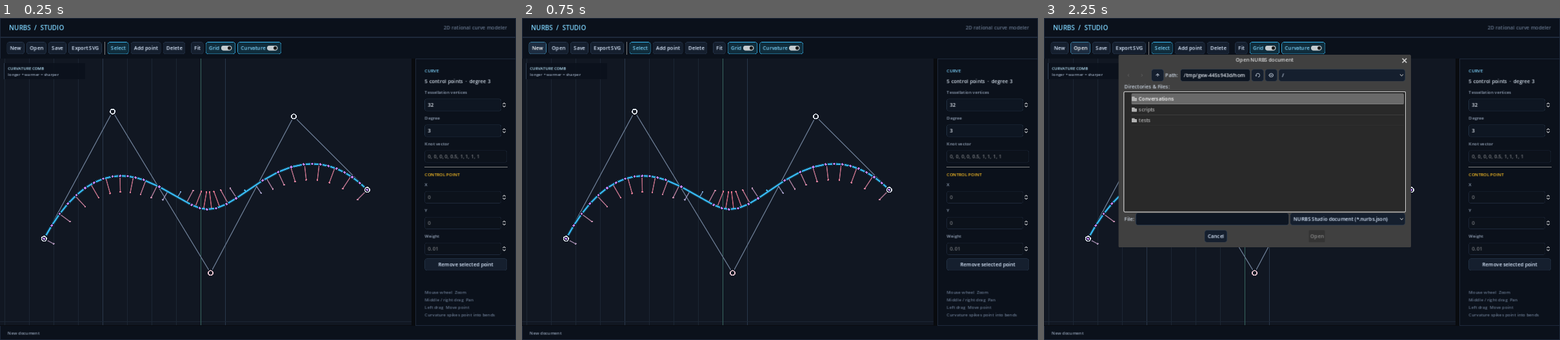
Above: before the commit, frames 1-3 (left to right).
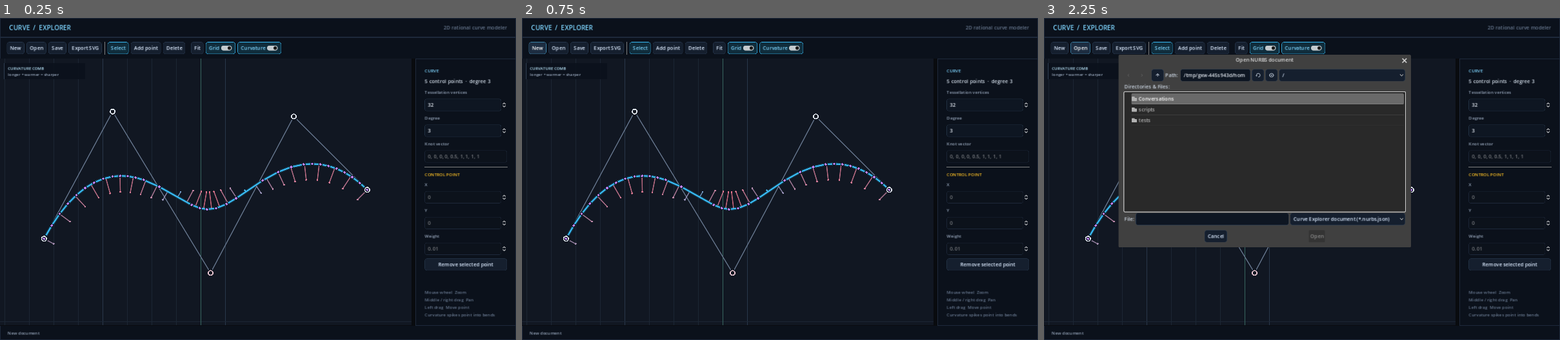
Above: after the commit, the same moments.

Repository: kvu787/CurveModeler
Game: Godot game, scene res://main.tscn
Same seed, same stepped clock (60 frames per second), same inputs: the game is played once before the commit and once after it.
Inputs:
- Up to frame 1 (0.25 s): no input
- Up to frame 2 (0.75 s): click "New" at 0.5 s
- Up to frame 3 (2.25 s): click "New" at 1.25 s; click "Open" at 2 s

The runs differ from the first frame. In frame 1, 0.1% of the frame differs, in the area x 1-14%, y 2-4%; in frame 2, 0.1%; in frame 3, 0.3%, in the area x 1-67%, y 2-64%.

Commit message:
Rename application to Curve Explorer

Diff:
--- a/main.tscn
+++ b/main.tscn
@@ -2,7 +2,7 @@
 
 [ext_resource path="res://scripts/main.gd" type="Script" id="1_main"]
 
-[node name="NurbsStudio" type="Control"]
+[node name="CurveExplorer" type="Control"]
 layout_mode = 3
 anchors_preset = 15
 anchor_right = 1.0
--- a/project.godot
+++ b/project.godot
@@ -5,7 +5,7 @@
 
 [application]
 
-config/name="NURBS Studio"
+config/name="Curve Explorer"
 run/main_scene="res://main.tscn"
 
 [display]
--- a/scripts/main.gd
+++ b/scripts/main.gd
@@ -1,6 +1,6 @@
 extends Control
 
-const APP_TITLE := "NURBS Studio"
+const APP_TITLE := "Curve Explorer"
 const FILE_EXTENSION := "nurbs.json"
 
 var curve: NurbsCurve2D
@@ -149,7 +149,7 @@
 	var row := HBoxContainer.new()
 	margin.add_child(row)
 	var brand := Label.new()
-	brand.text = "NURBS  /  STUDIO"
+	brand.text = "CURVE  /  EXPLORER"
 	brand.add_theme_font_size_override("font_size", 18)
 	brand.add_theme_color_override("font_color", Color("7dd3fc"))
 	brand.size_flags_horizontal = Control.SIZE_EXPAND_FILL
@@ -284,7 +284,7 @@
 	file_dialog = FileDialog.new()
 	file_dialog.access = FileDialog.ACCESS_FILESYSTEM
 	file_dialog.use_native_dialog = false
-	file_dialog.filters = PackedStringArray(["*.nurbs.json ; NURBS Studio document"])
+	file_dialog.filters = PackedStringArray(["*.nurbs.json ; Curve Explorer document"])
 	file_dialog.file_selected.connect(_on_file_selected)
 	add_child(file_dialog)
 	export_dialog = FileDialog.new()
@@ -462,7 +462,7 @@
 		return
 	var parsed = JSON.parse_string(file.get_as_text())
 	if not parsed is Dictionary:
-		status_label.text = "This file is not a NURBS Studio document"
+		status_label.text = "This file is not a Curve Explorer document"
 		return
 	var loaded := NurbsCurve2D.from_dictionary(parsed)
 	if not loaded.is_valid():
--- a/tests/test_app_smoke.gd
+++ b/tests/test_app_smoke.gd
@@ -14,6 +14,9 @@
 	await process_frame
 	await process_frame
 
+	_expect(ProjectSettings.get_setting("application/config/name") == "Curve Explorer", "Godot project metadata must use the Curve Explorer name")
+	_expect(app.APP_TITLE == "Curve Explorer", "Application UI metadata must use the Curve Explorer name")
+	_expect(app.name == "CurveExplorer", "The main scene root must use the Curve Explorer identifier")
 	_expect(app.curve.is_valid(), "Default document must contain a valid curve")
 	_expect(app.canvas.curve == app.curve, "Canvas must display the active document")
 	_expect(app.canvas.show_curvature, "Curvature visualization must be visible by default")
Not shown, changed: export_presets.cfg
Not shown, changed: README.md
Not shown, changed: Run.cmd
